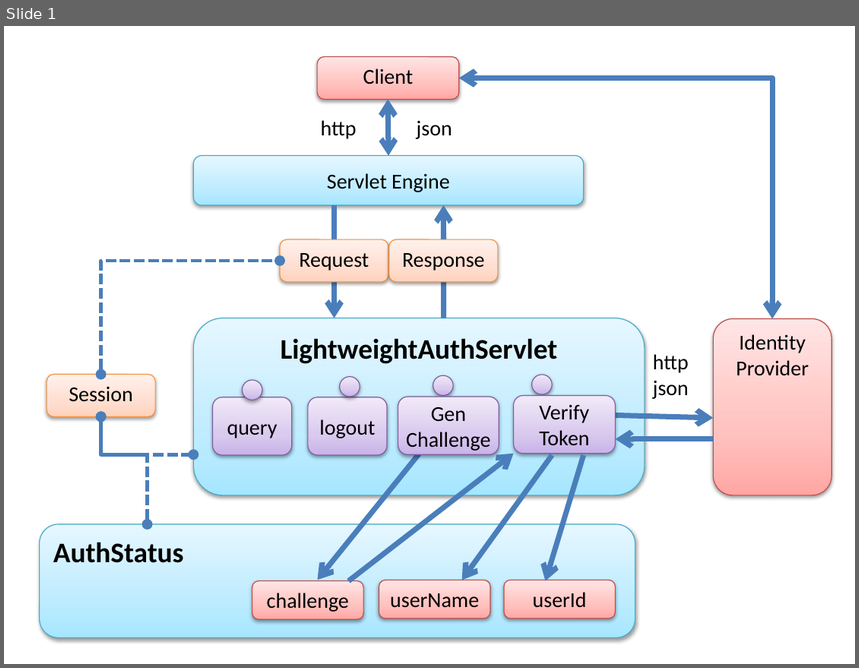
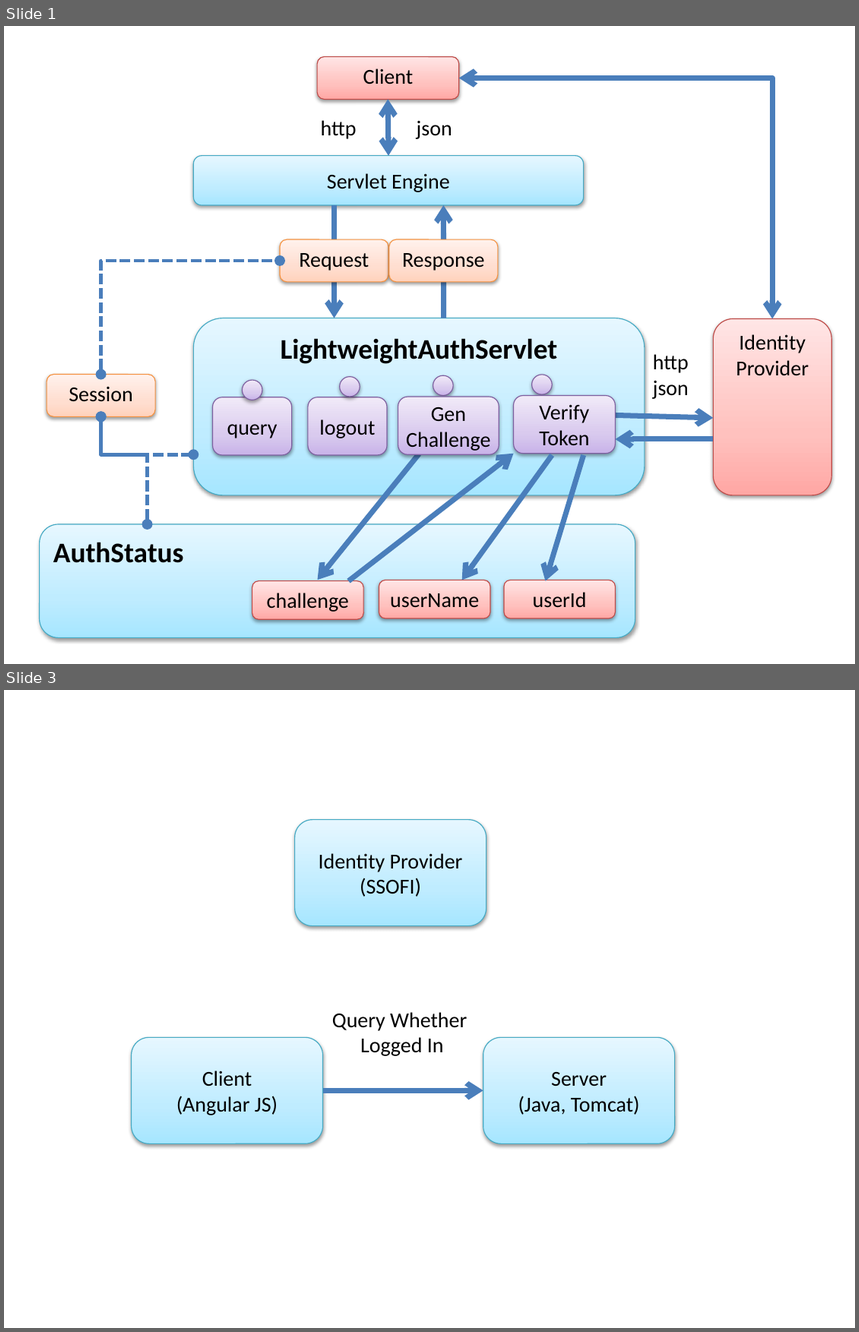
Before and after one commit to agilepro/ssofi-prolite, a slide deck: spec/ClassDiagram.pptx. Shown one above the other, each under a label of ours: slide 1 before the commit, slides 1 and 3 after it; the slides between them are not shown. The pictures are 859x668 and 859x1332 pixels, drawn with LibreOffice and Linux fonts; fonts in the diff are those of the drawing. Boxes give left, top, right and bottom in pixels: in the first picture for what was removed or moved away, otherwise in the second. Text is boxed around its words. In the diff, an @@ line names an element or a change of style, - is before the commit and + after.

```diff
--- a/spec/ClassDiagram.pptx
+++ b/spec/ClassDiagram.pptx
@@ slide 3 added at bbox=[4, 690, 855, 1328], background #FFFFFF @@
@@ rounded rectangle added at bbox=[295, 819, 487, 926], fill gradient #A7E6FF to #C1EDFF to #E7F8FF, outline #46AAC5 0.75 pt, 18 pt, text #000000 @@
+Identity Provider
+(SSOFI)
@@ text added at bbox=[332, 1012, 467, 1056], 18 pt, text #000000 @@
+Query Whether
+Logged In
@@ rounded rectangle added at bbox=[132, 1037, 323, 1144], fill gradient #A7E6FF to #C1EDFF to #E7F8FF, outline #46AAC5 0.75 pt, 18 pt, text #000000 @@
+Client
+(Angular JS)
@@ rounded rectangle added at bbox=[484, 1037, 675, 1144], fill gradient #A7E6FF to #C1EDFF to #E7F8FF, outline #46AAC5 0.75 pt, 18 pt, text #000000 @@
+Server
+(Java, Tomcat)
@@ arrow added from (323, 1091) to (484, 1091), #4B7EBC 4.5 pt @@
```
Also in this commit, not shown: 5 other slides added, 5 other files.
